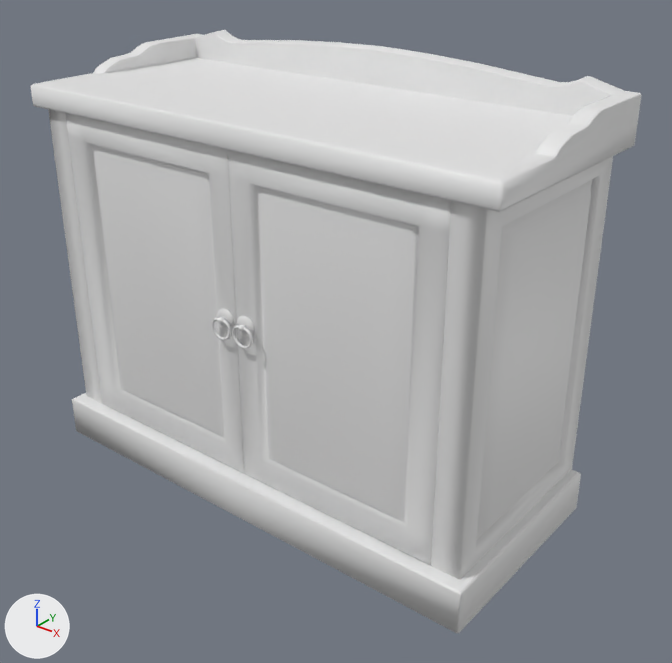
One commit to the FBX model Assets/WK_Pack/Meshs/Chest_Drawers_01.fbx: the scene before it, then after it.
Camera for both pictures: a camera (50 mm lens) standing at (1.91, -2.25, 1.99) and looking at (0.12, 0.0, 0.59). Lighting does not change. The marker at lower left points along +X, +Y and +Z. The first picture is the older version.

Objects in the first picture: 'Chest_Drawers_01', 'Chest_Drawers_Door_01.L', 'Chest_Drawers_Door_01.R'.
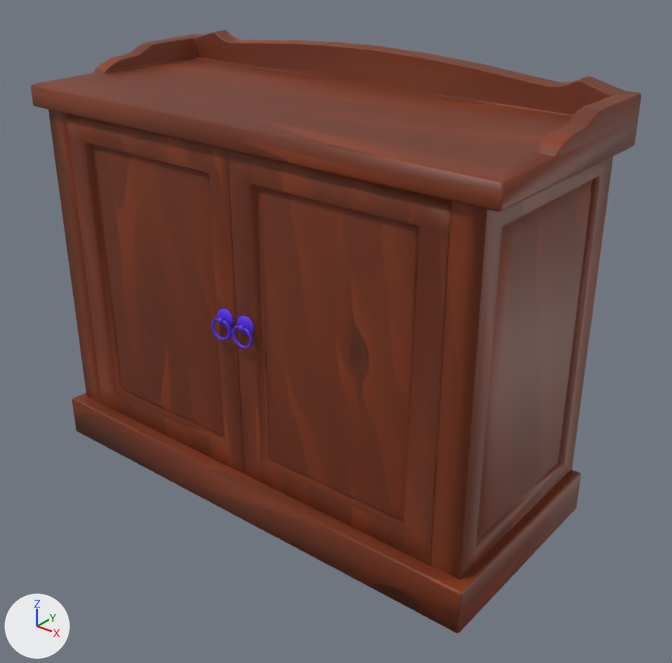
Edits to the bpy script that builds the scene:
```text
Add img_wooden_01_png:
    img_wooden_01_png = load_image('Wooden_01.png', '../Materials/HandPainteds/Wooden_01/Wooden_01.png', 1024, 1024, 'sRGB')
Add mat_material:
    mat_material = principled_material('Material')
    mat_material.base_color = (0.0987, 0.0294, 0.8)  # blue #5830e7
Add mat_wooden_01:
    mat_wooden_01 = principled_material('Wooden_01')
    mat_wooden_01.texture = img_wooden_01_png
Change me_tripo_09bc5622_a3dd_471c_8d56_b70081b70680_001:
    where me_tripo_09bc5622_a3dd_471c_8d56_b70081b70680_001.from_pydata(...)  # 293 vertices, 328 faces; spans x -0.91..0.91, y -0.4..0.4, z 0.0..1.48
    remove me_tripo_09bc5622_a3dd_471c_8d56_b70081b70680_001.materials.append(mat_tripo_09bc5622_a3dd_471c_8d56_b70081b70680)  # white #e7e7e7
    add me_tripo_09bc5622_a3dd_471c_8d56_b70081b70680_001.materials.append(mat_wooden_01)  # picture img_wooden_01_png
Change me_tripo_09bc5622_a3dd_471c_8d56_b70081b70680_003:
    where me_tripo_09bc5622_a3dd_471c_8d56_b70081b70680_003.from_pydata(...)  # 259 vertices, 266 faces; spans x -0.76..-0.003, y -0.391..-0.274, z 0.154..1.282
    used by ob_chest_drawers_door_01_r; location = (0.0, 0.0, 0.0)
    me_tripo_09bc5622_a3dd_471c_8d56_b70081b70680_003 part 1: all 34 faces centred in x -0.76..-0.003, y -0.359..-0.274, z 0.154..1.282 switch from mat_tripo_09bc5622_a3dd_471c_8d56_b70081b70680 (white #e7e7e7) to mat_wooden_01 (picture img_wooden_01_png)
    me_tripo_09bc5622_a3dd_471c_8d56_b70081b70680_003 part 2: all 232 faces centred in x -0.087..-0.006, y -0.391..-0.363, z 0.662..0.761 switch from mat_tripo_09bc5622_a3dd_471c_8d56_b70081b70680 (white #e7e7e7) to mat_material (blue #5830e7)
Change me_tripo_09bc5622_a3dd_471c_8d56_b70081b70680_002:
    where me_tripo_09bc5622_a3dd_471c_8d56_b70081b70680_002.from_pydata(...)  # 259 vertices, 266 faces; spans x 0.003..0.76, y -0.391..-0.274, z 0.154..1.282
    used by ob_chest_drawers_door_01_l; location = (0.0, 0.0, 0.0)
    me_tripo_09bc5622_a3dd_471c_8d56_b70081b70680_002 part 3: all 34 faces centred in x 0.003..0.76, y -0.359..-0.274, z 0.154..1.282 switch from mat_tripo_09bc5622_a3dd_471c_8d56_b70081b70680 (white #e7e7e7) to mat_wooden_01 (picture img_wooden_01_png)
    me_tripo_09bc5622_a3dd_471c_8d56_b70081b70680_002 part 4: all 232 faces centred in x 0.006..0.087, y -0.391..-0.363, z 0.662..0.761 switch from mat_tripo_09bc5622_a3dd_471c_8d56_b70081b70680 (white #e7e7e7) to mat_material (blue #5830e7)
```

Changed parts and their boxes (x1, y1, x2, y2) in the pictures (672 x 663 px):
'Chest_Drawers_01', recoloured (white to brown)
    both: (31, 30, 642, 633)
part 1 of me_tripo_09bc5622_a3dd_471c_8d56_b70081b70680_003, recoloured (white to brown)
    both: (66, 113, 245, 473)
part 2 of me_tripo_09bc5622_a3dd_471c_8d56_b70081b70680_003, recoloured (white to blue)
    both: (211, 308, 234, 340)
part 3 of me_tripo_09bc5622_a3dd_471c_8d56_b70081b70680_002, recoloured (white to brown)
    both: (228, 150, 451, 565)
part 4 of me_tripo_09bc5622_a3dd_471c_8d56_b70081b70680_002, recoloured (white to blue)
    both: (232, 316, 254, 349)
